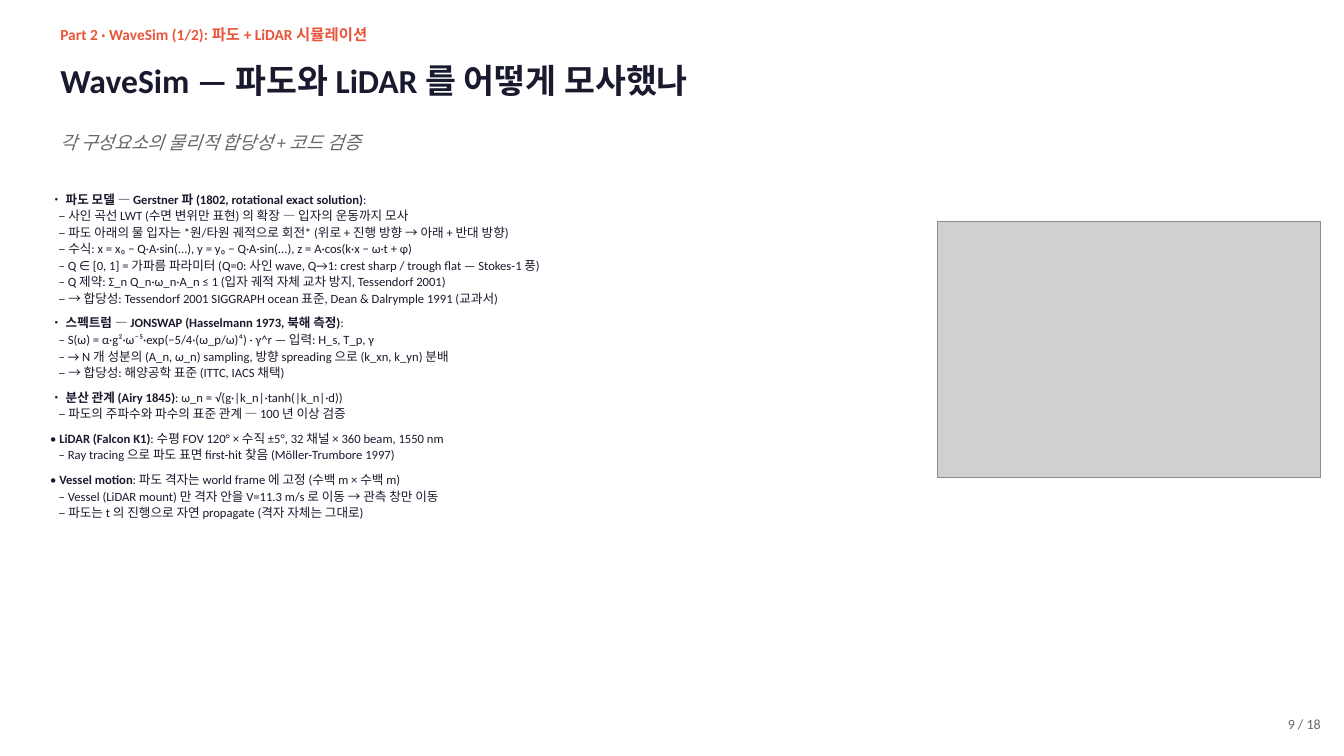
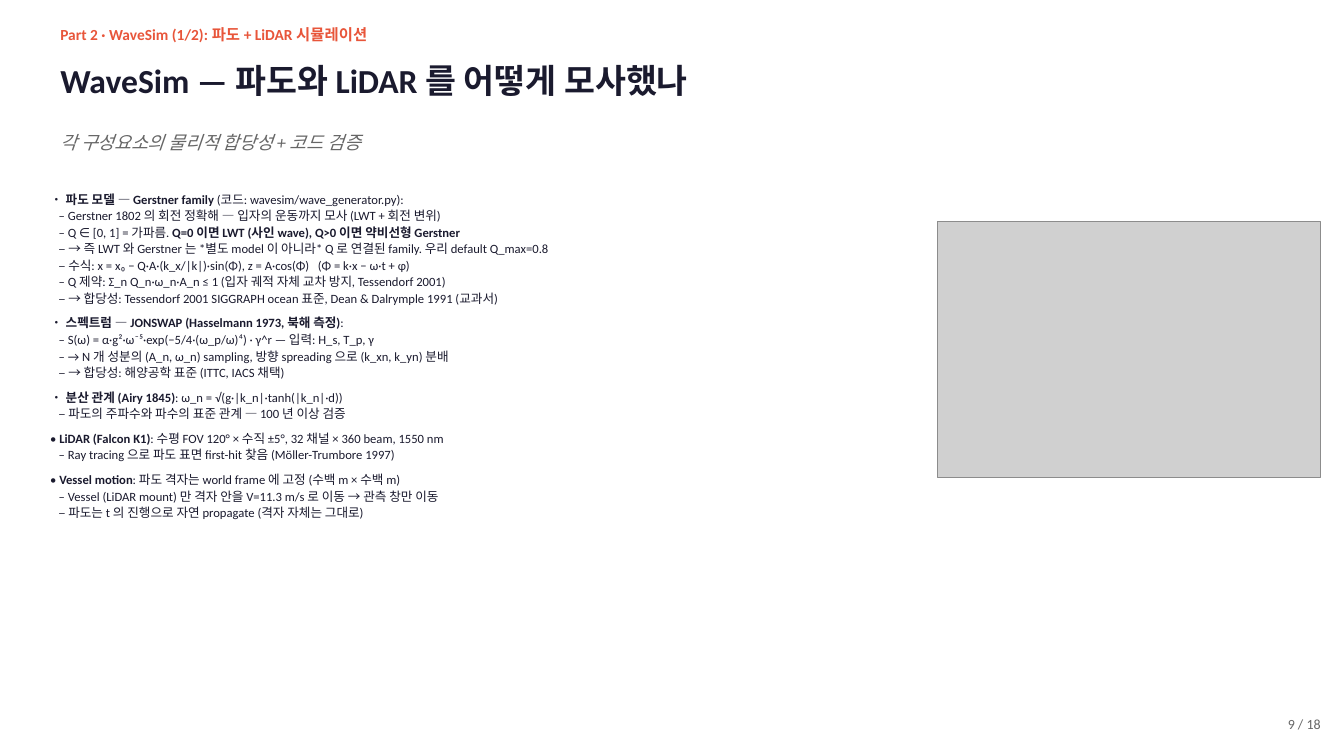
Before and after one commit to SAEYONGPARK94/wavesplat, a slide deck: slide 9 of wavesplat/docs/labmeeting_2026_05_13.pptx. Drawn at 1344x756 pixels with LibreOffice and Linux fonts; fonts in the diff are those of the drawing; grey boxes stand for pictures. Boxes give left, top, right and bottom in pixels: in the first picture for what was removed or moved away, otherwise in the second. Text is boxed around its words. In the diff, an @@ line names an element or a change of style, - is before the commit and + after.

```diff
--- a/wavesplat/docs/labmeeting_2026_05_13.pptx
+++ b/wavesplat/docs/labmeeting_2026_05_13.pptx
@@ text at (x1=66, y1=193, x2=548, y2=272): text changed @@
-• 파도 모델 — Gerstner 파 (1802, rotational exact solution):
-– 사인 곡선 LWT (수면 변위만 표현) 의 확장 — 입자의 운동까지 모사
-– 파도 아래의 물 입자는 *원/타원 궤적으로 회전* (위로 + 진행 방향 → 아래 + 반대 방향)
-– 수식: x = x₀ − Q·A·sin(...), y = y₀ − Q·A·sin(...), z = A·cos(k·x − ω·t + φ)
-– Q ∈ [0, 1] = 가파름 파라미터 (Q=0: 사인 wave, Q→1: crest sharp / trough flat — Stokes-1 풍)
+• 파도 모델 — Gerstner family (코드: wavesim/wave_generator.py):
+– Gerstner 1802 의 회전 정확해 — 입자의 운동까지 모사 (LWT + 회전 변위)
+– Q ∈ [0, 1] = 가파름. Q=0 이면 LWT (사인 wave), Q>0 이면 약비선형 Gerstner
+– → 즉 LWT 와 Gerstner 는 *별도 model 이 아니라* Q 로 연결된 family. 우리 default Q_max=0.8
+– 수식: x = x₀ − Q·A·(k_x/|k|)·sin(Φ), z = A·cos(Φ) (Φ = k·x − ω·t + φ)
```
Also in this commit, not shown: 1 other slide changed, 2 slides added, 7 other files.
